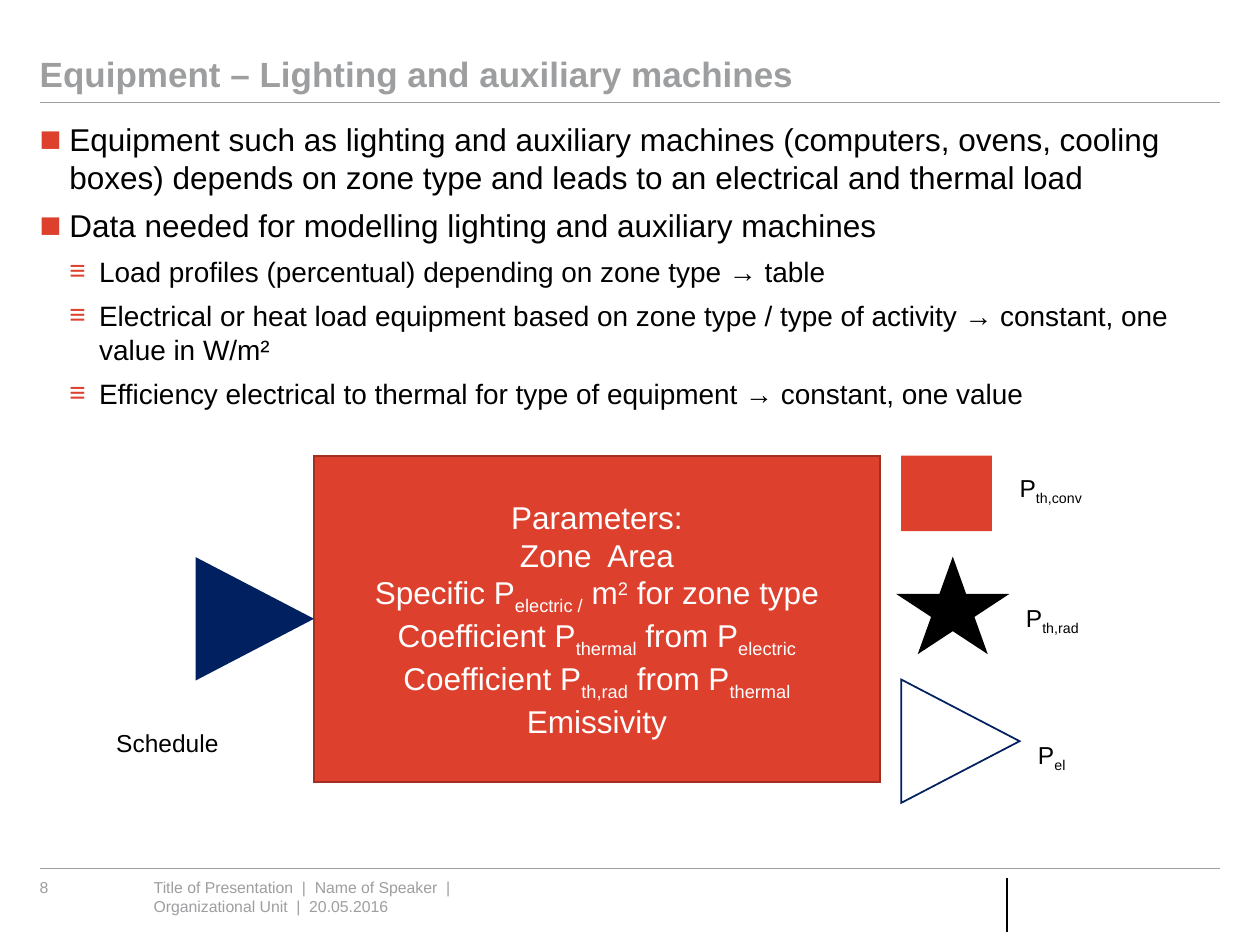
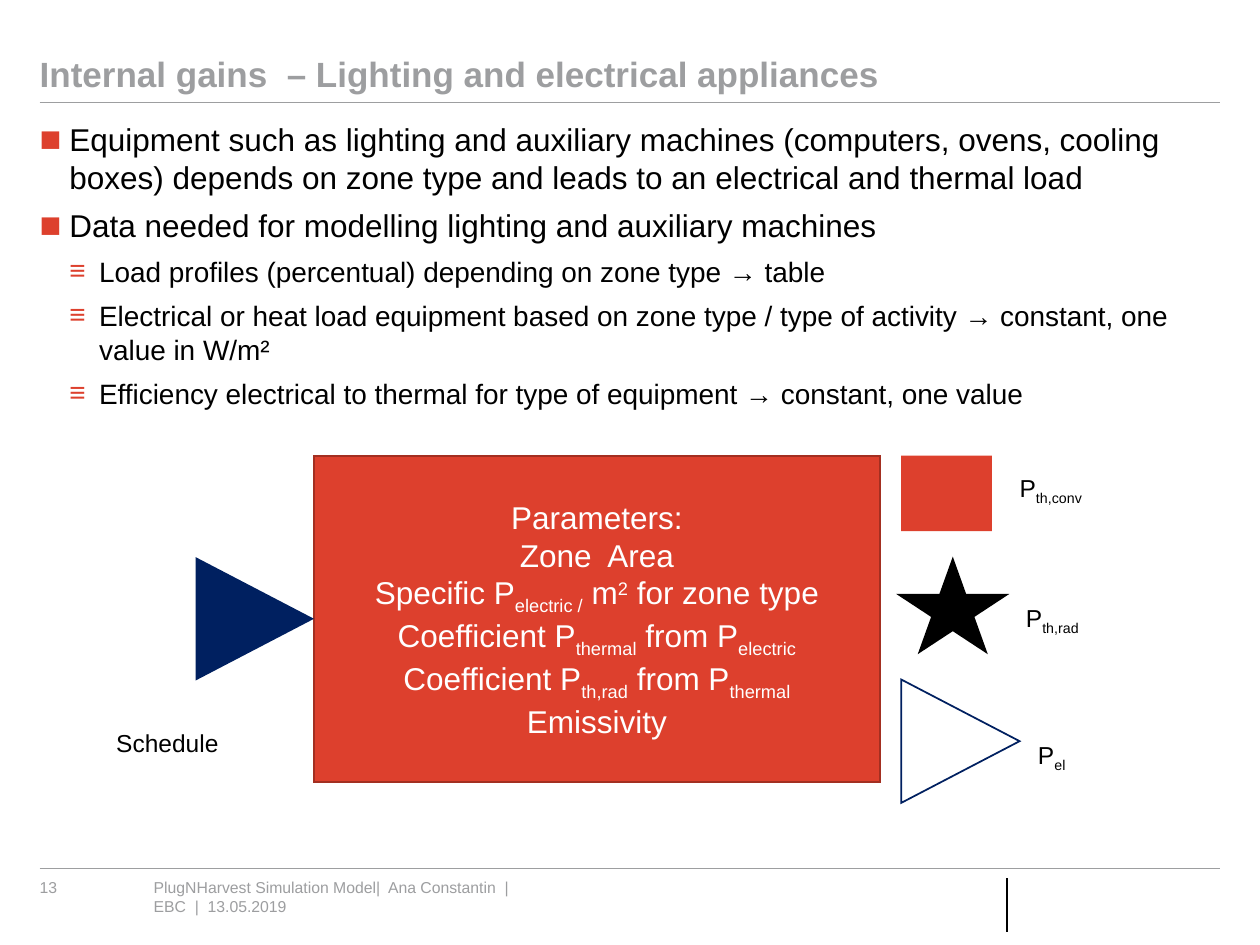
Before and after one commit to RWTH-EBC/AixLib, a slide deck: slide 13 of AixLib/Resources/PlugNHarvest/Presentation PlugNHarvest Model.pptx (slide 8 before the commit). Drawn at 1260x945 pixels with LibreOffice and Linux fonts; fonts in the diff are those of the drawing; background and template pictures are left out. Boxes give left, top, right and bottom in pixels: in the first picture for what was removed or moved away, otherwise in the second. Text is boxed around its words. In the diff, an @@ line names an element or a change of style, - is before the commit and + after.

Commit message:
Newest version of the Presentation PlugNHarvest Model.pptx

```diff
--- a/AixLib/Resources/PlugNHarvest/Presentation PlugNHarvest Model.pptx
+++ b/AixLib/Resources/PlugNHarvest/Presentation PlugNHarvest Model.pptx
@@ title at [40,62,878,93]: text changed @@
-Equipment – Lighting and auxiliary machines
+Internal gains – Lighting and electrical appliances
@@ page number at [40,882,58,893]: text changed @@
-8
+13
@@ text at [154,881,495,912]: text changed @@
-Title of Presentation | Name of Speaker | Organizational Unit | 20.05.2016
+PlugNHarvest Simulation Model| Ana Constantin | EBC | 13.05.2019
```
Also in this commit, not shown: 16 other slides changed, 5 slides added, 1 slide removed.
